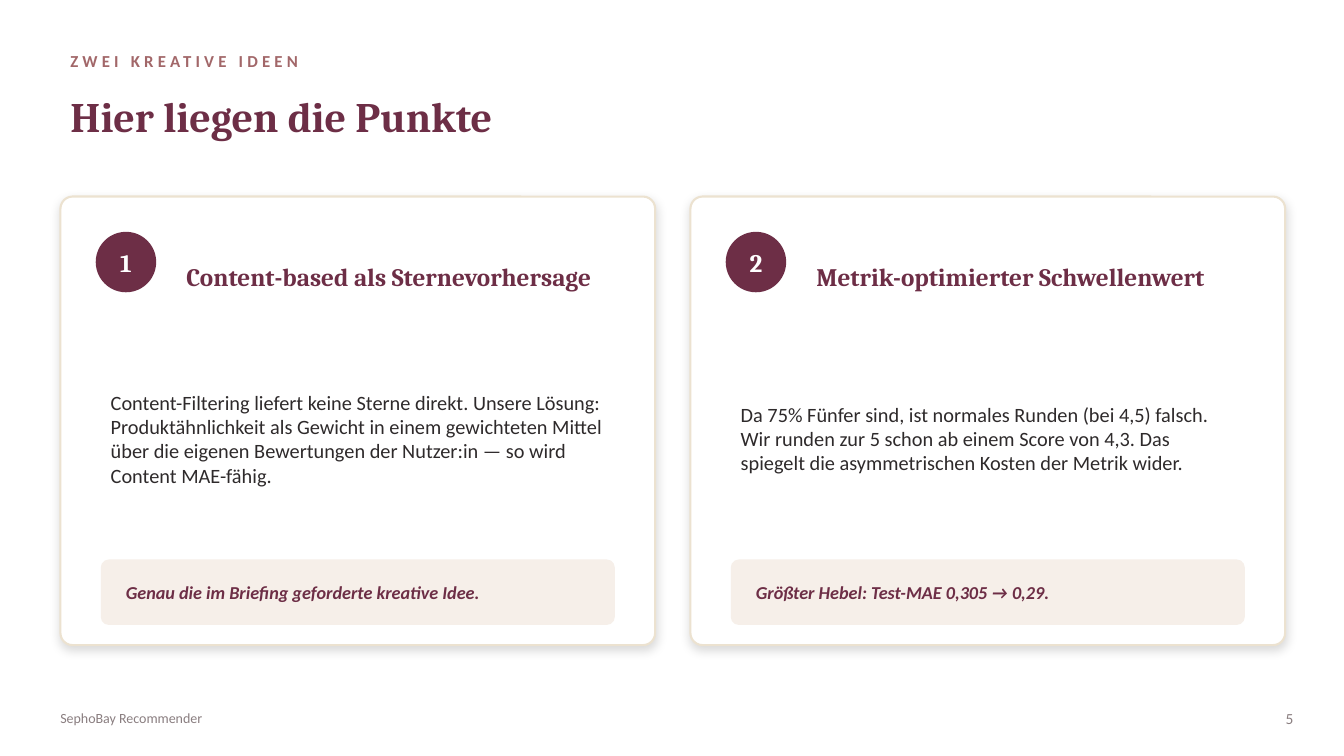
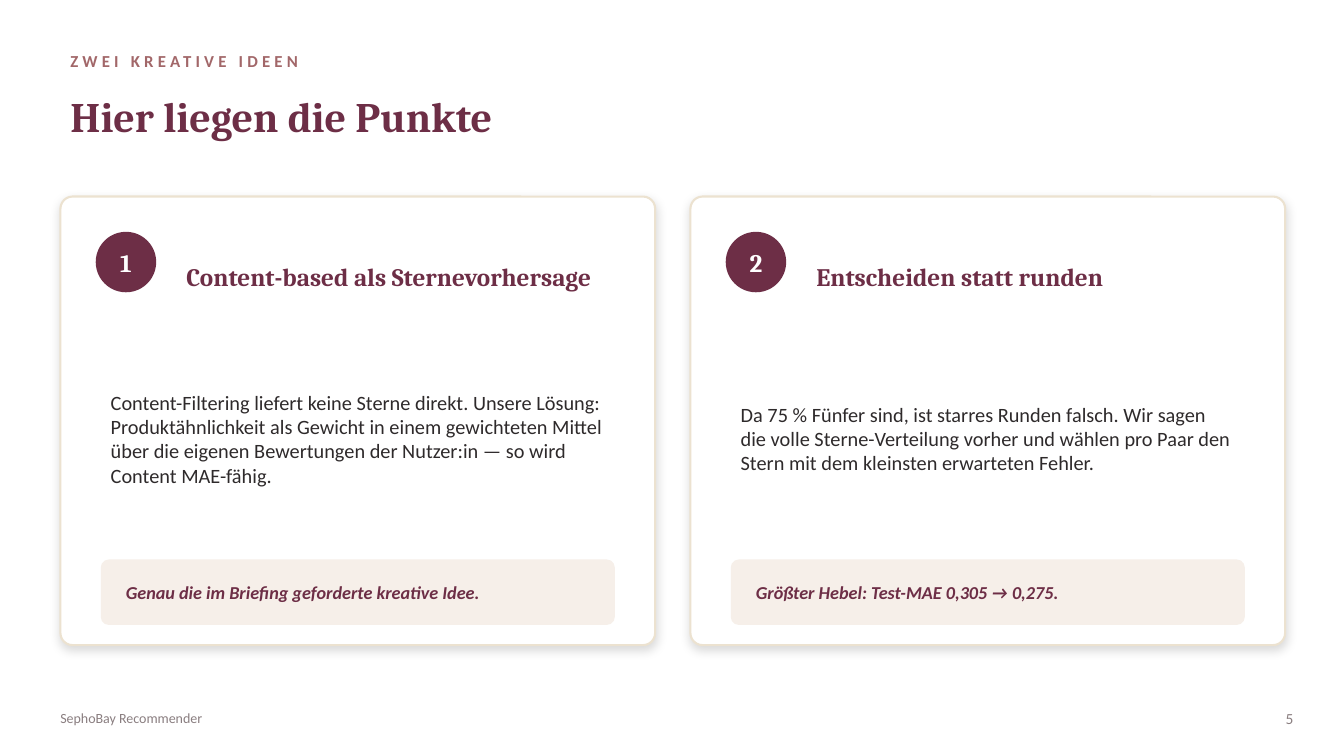
Before and after one commit to KaaraDev/sephobay, a slide deck: slide 5 of SephoBay_Praesentation.pptx. Drawn at 1344x756 pixels with LibreOffice and Linux fonts; fonts in the diff are those of the drawing. Boxes give left, top, right and bottom in pixels: in the first picture for what was removed or moved away, otherwise in the second. Text is boxed around its words. In the diff, an @@ line names an element or a change of style, - is before the commit and + after.

```diff
--- a/SephoBay_Praesentation.pptx
+++ b/SephoBay_Praesentation.pptx
@@ text at <box>816,268,1103,286</box>: text changed @@
-Metrik-optimierter Schwellenwert
+Entscheiden statt runden
@@ text at <box>741,408,1229,470</box>: text changed @@
-Da 75% Fünfer sind, ist normales Runden (bei 4,5) falsch. Wir runden zur 5 schon ab einem Score von 4,3. Das spiegelt die asymmetrischen Kosten der Metrik wider.
+Da 75 % Fünfer sind, ist starres Runden falsch. Wir sagen die volle Sterne-Verteilung vorher und wählen pro Paar den Stern mit dem kleinsten erwarteten Fehler.
@@ text at <box>756,586,1058,602</box>: text changed @@
-Größter Hebel: Test-MAE 0,305 → 0,29.
+Größter Hebel: Test-MAE 0,305 → 0,275.
```
Also in this commit, not shown: 6 other slides changed, 10 other files.
